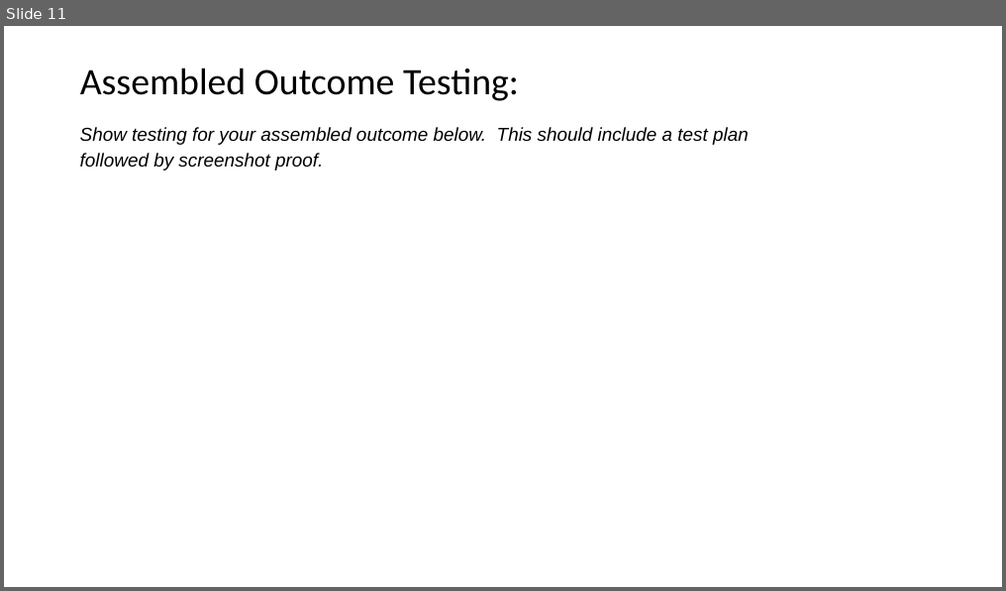
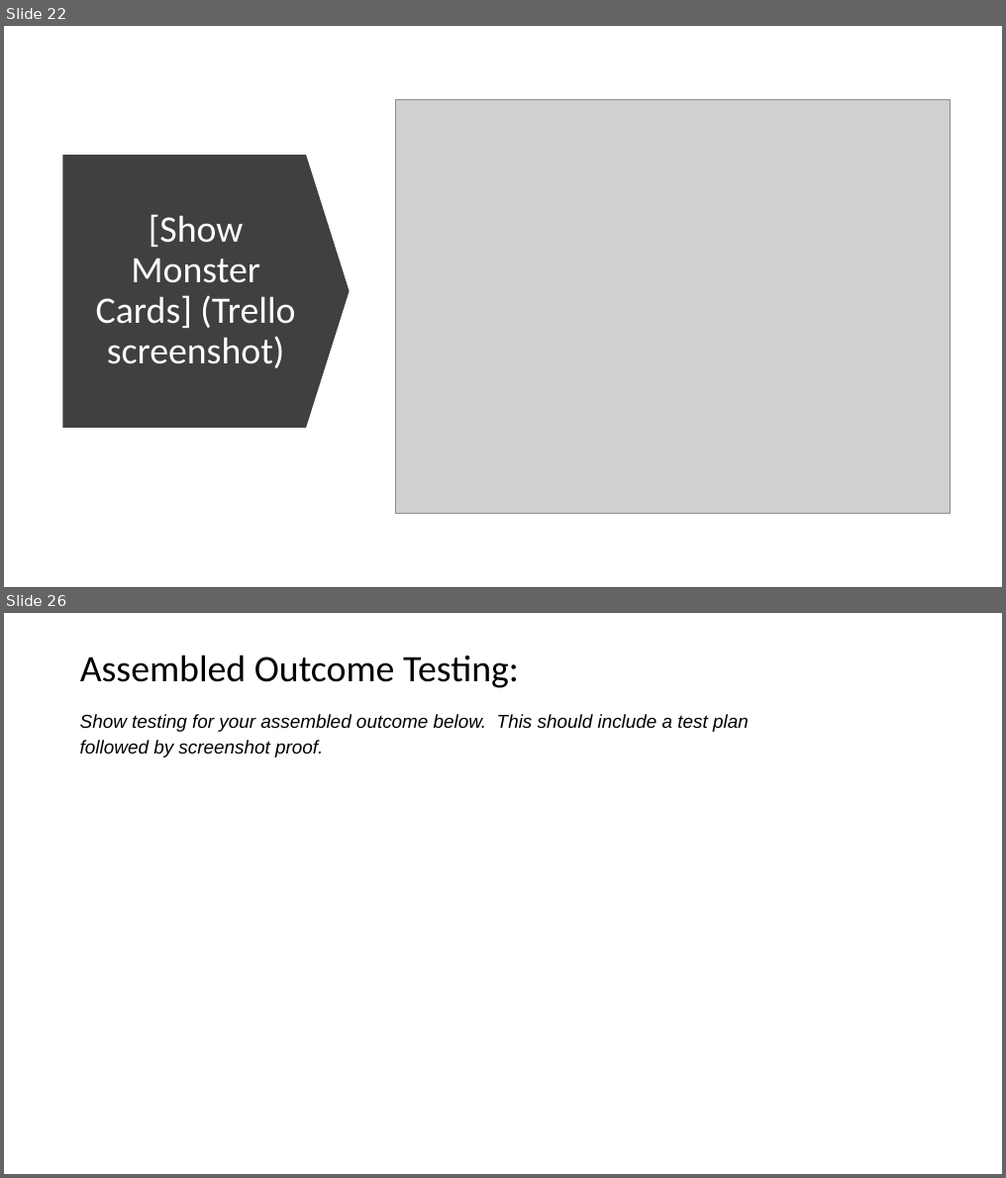
Before and after one commit to peter123321123321/Monster-Cards-Internal, a slide deck: 2.7 and 2.8 Documentation Template.pptx. Shown one above the other, each under a label of ours: slide 11 before the commit, slides 22 and 26 after it; the slides between them are not shown. The pictures are 1006x591 and 1006x1178 pixels, drawn with LibreOffice and Linux fonts; fonts in the diff are those of the drawing; grey boxes stand for pictures. Boxes give left, top, right and bottom in pixels: in the first picture for what was removed or moved away, otherwise in the second. Text is boxed around its words. In the diff, an @@ line names an element or a change of style, - is before the commit and + after.

```diff
--- a/2.7 and 2.8 Documentation Template.pptx
+++ b/2.7 and 2.8 Documentation Template.pptx
@@ slide 22 added at <box>4,26,1002,587</box>, background #FFFFFF @@
@@ picture added at <box>395,100,950,513</box> @@
@@ down arrow added at <box>63,155,350,428</box>, fill #404040 @@
@@ title added at <box>96,214,295,369</box>, 36 pt, text #FFFFFF @@
+[Show Monster Cards] (Trello screenshot)
@@ what was slide 11 is now slide 26 @@
```
Also in this commit, not shown: 6 slides changed, 14 other slides added, 5 other files.
